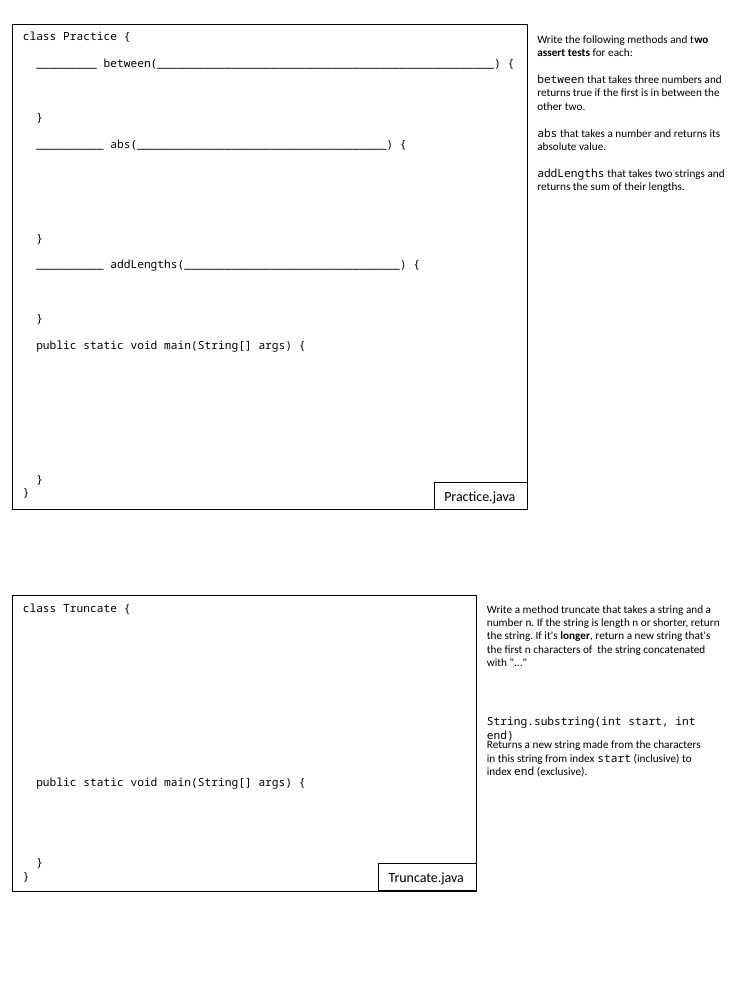
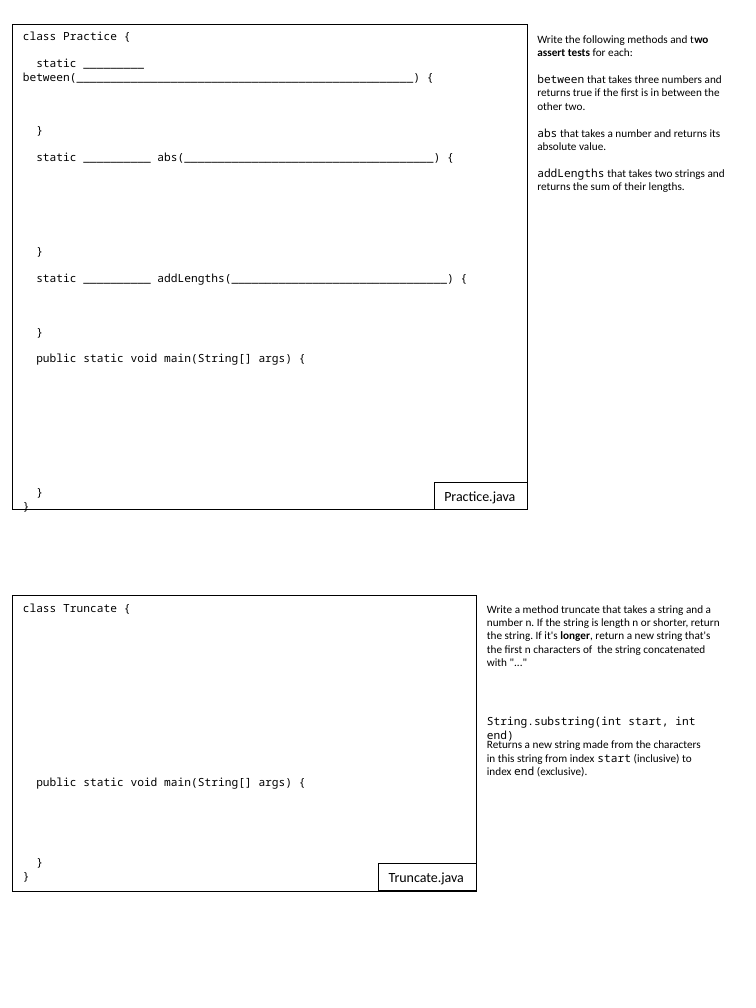
Before and after one commit to catherinefxia/ucsd-cse8a-w20.github.io, a slide deck: slide 2 of lectures/CSE8AW20-Jan-30-Lec8-Java-Continues/CSE8AW20-01-30-Lec8-Java-Continues-Handout.pptx. Drawn at 756x1008 pixels with LibreOffice and Linux fonts; fonts in the diff are those of the drawing. Boxes give left, top, right and bottom in pixels: in the first picture for what was removed or moved away, otherwise in the second. Text is boxed around its words. In the diff, an @@ line names an element or a change of style, - is before the commit and + after.

```diff
--- a/lectures/CSE8AW20-Jan-30-Lec8-Java-Continues/CSE8AW20-01-30-Lec8-Java-Continues-Handout.pptx
+++ b/lectures/CSE8AW20-Jan-30-Lec8-Java-Continues/CSE8AW20-01-30-Lec8-Java-Continues-Handout.pptx
@@ text in rectangle at bbox=[23, 58, 420, 83]: text changed @@
-_________ between(__________________________________________________) {
+static _________ between(__________________________________________________) {
@@ text in rectangle at bbox=[36, 152, 440, 163]: text changed @@
-__________ abs(_____________________________________) {
+static __________ abs(_____________________________________) {
@@ text in rectangle at bbox=[36, 273, 453, 285]: text changed @@
-__________ addLengths(________________________________) {
+static __________ addLengths(________________________________) {
```
Also in this commit, not shown: 1 other slide changed, 5 other files.
